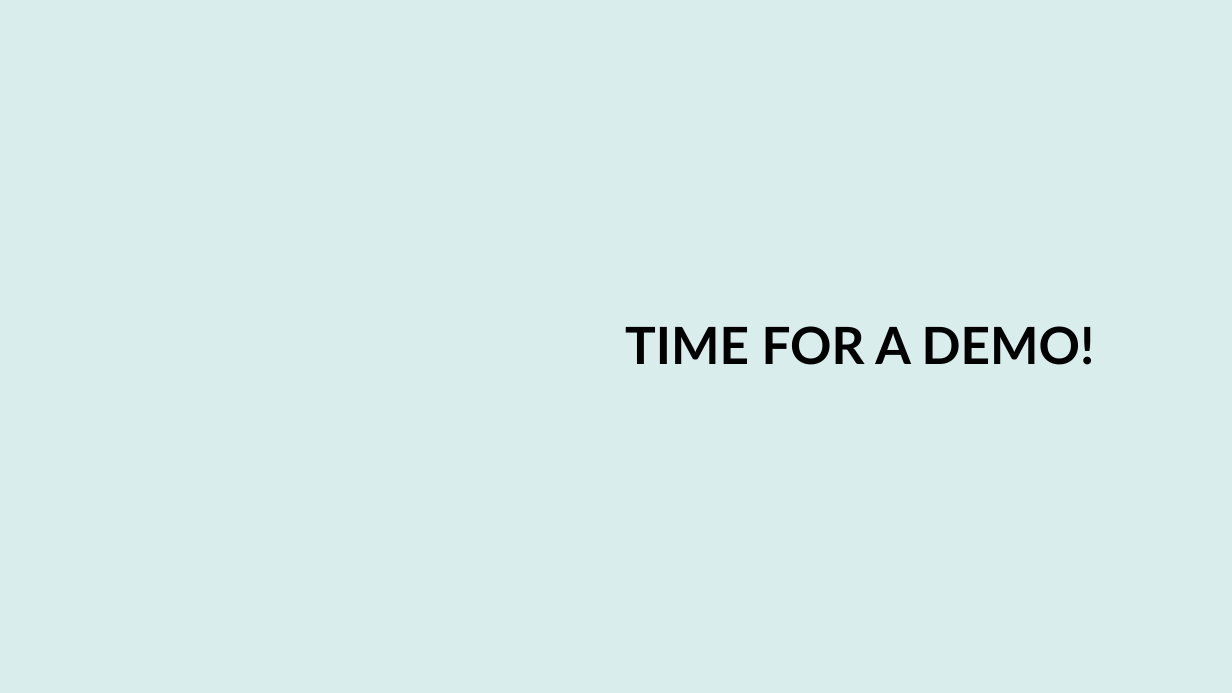
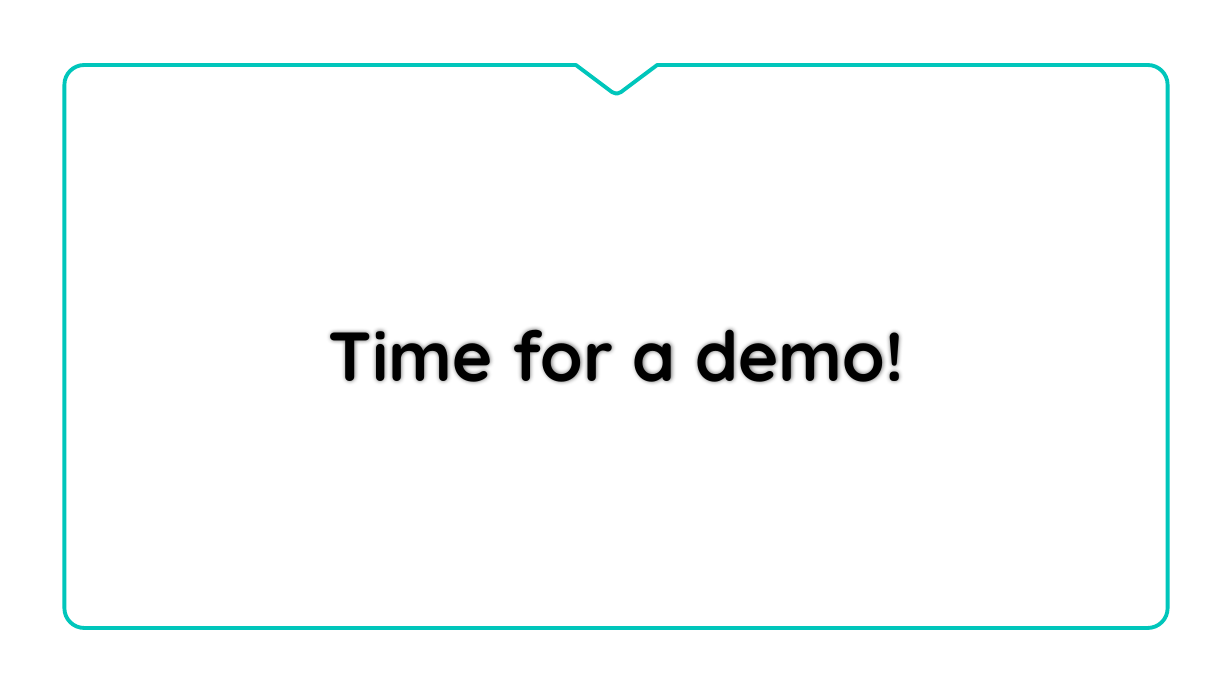
Before and after one commit to spatel787/FocusFlowTracker, a slide deck: slide 9 of Final Presentation.pptx. Drawn at 1232x693 pixels with LibreOffice and Linux fonts; fonts in the diff are those of the drawing; background and template pictures are left out. Boxes give left, top, right and bottom in pixels: in the first picture for what was removed or moved away, otherwise in the second. Text is boxed around its words. In the diff, an @@ line names an element or a change of style, - is before the commit and + after.

```diff
--- a/Final Presentation.pptx
+++ b/Final Presentation.pptx
@@ background #D9EDEC to #FFFFFF @@
@@ freeform shape added at [65, 65, 1168, 628], fill #FFFFFF, outline #00C6BB 3 pt @@
@@ title at [329, 328, 904, 383]: text changed; size 40 to 54 pt; font Lato to Quicksand @@
-TIME FOR A DEMO!
+Time for a demo!
```
Also in this commit, not shown: 9 other slides changed, 1 slide removed.
